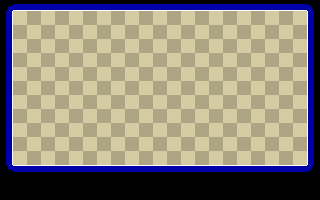
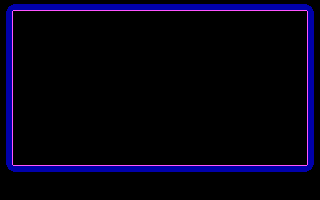
Revision of a layered 320 × 200 image; what changed, layer by layer:
hid "TileGrid2" over (x1=13, y1=11, x2=307, y2=165)
painted on "Lines" over (x1=12, y1=10, x2=308, y2=166)
